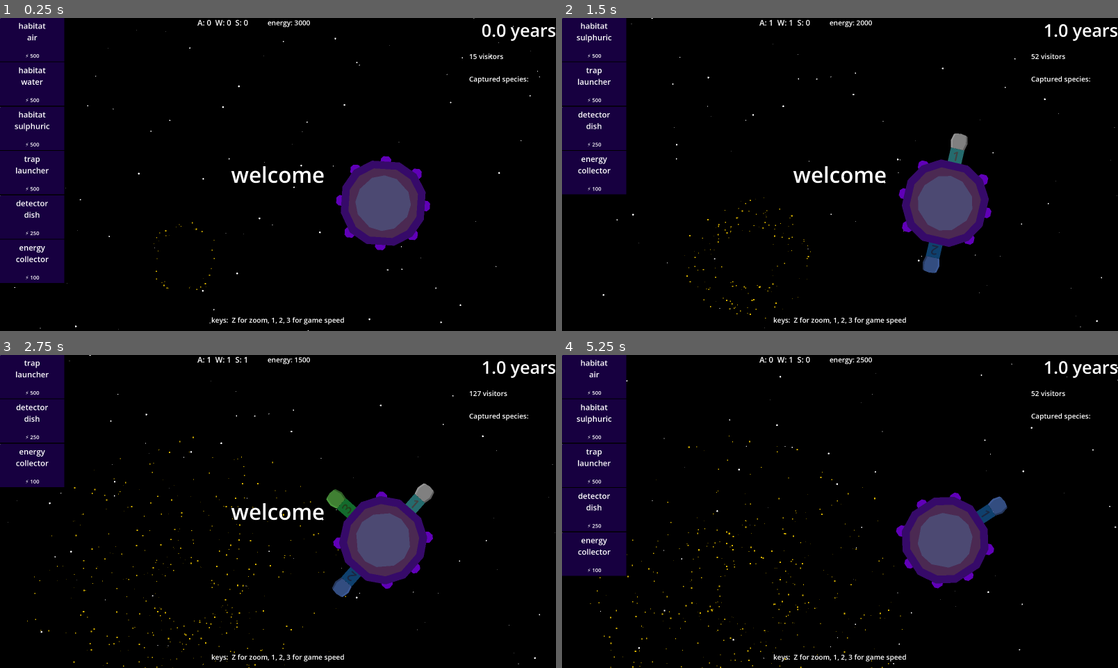
Above: before the commit, frames 1-4 (two rows, left to right).
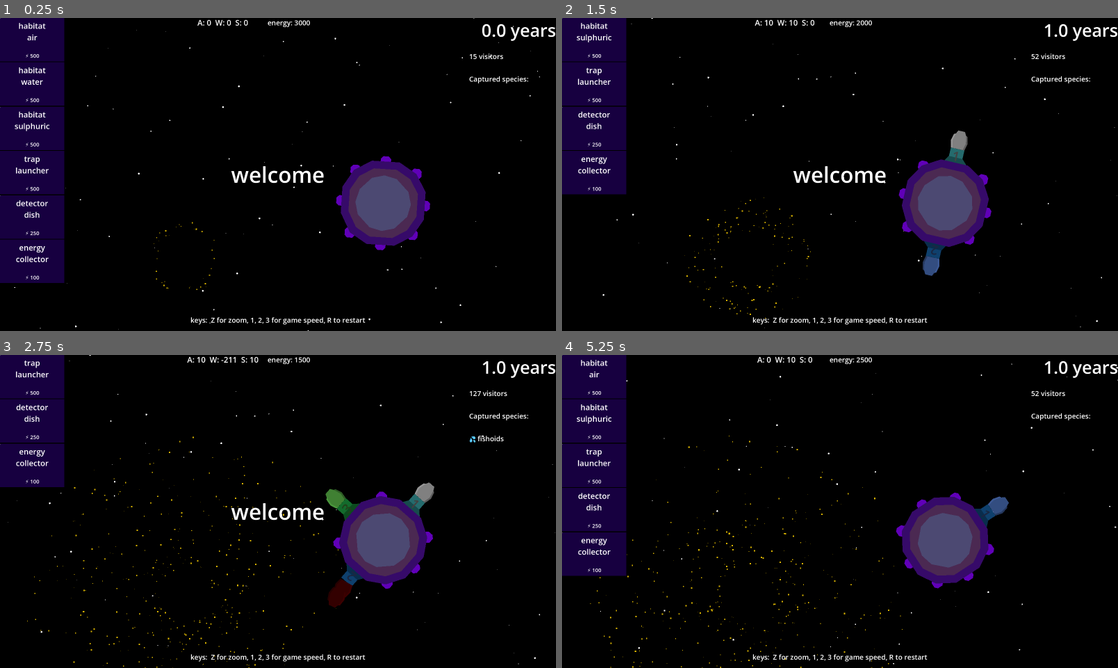
Above: after the commit, the same moments.

Repository: opensourceame/tins-2026
Game: Godot game, scene res://main.tscn
The game is run twice, just before and just after one commit, with the same random seed, the same clock (stepped at 60 frames per second) and the same inputs.
Inputs (mouse positions are in pixels of both pictures, inside the frame that each line leads up to):
- Up to frame 1 (0.25 s): no input
- Up to frame 2 (1.5 s): tap Enter at 0.5 s; move the mouse to (595, 39) at 0.52 s; hold W 0.53-1.28 s; tap R at 0.6 s; click (595, 39) at 0.67 s; tap 1 at 1.35 s; click (595, 39) at 1.42 s
- Up to frame 3 (2.75 s): hold W from 2.03 s (still down); tap 2 at 2.1 s; click (33, 376) at 2.17 s
- Up to frame 4 (5.25 s): tap one key every 0.75 s from 2.85 s: 3 Z R 1; click (595, 376) at 2.92 s; release W at 3.53 s; click (595, 376) at 3.67 s; move the mouse to (673, 464) at 4.27 s; click (673, 464) at 4.42 s; move the mouse to (595, 420) at 5.02 s; click (595, 420) at 5.17 s

The runs differ from the first frame. In frame 1, 0.3% of the frame differs, in the area x 34-66%, y 95-98%; in frame 2, 0.5%; in frame 3, 1.0%, in the area x 33-91%, y 0-98%; in frame 4, 0.5%.

Commit message:
overcrowding causes habitat to break off

Diff:
--- a/common/signal_bus.gd
+++ b/common/signal_bus.gd
@@ -6,6 +6,7 @@
 signal moon_trap_returned(trap)
 signal species_captured(trap)
 signal habitat_capacity_changed(habitat)
+signal habitat_overcrowded(habitat)
 signal energy_collected
 signal energy_consumed(consumer)
 signal spica_damage
--- a/damage.tscn
+++ b/damage.tscn
@@ -10,7 +10,7 @@
 emission_ring_cone_angle = 90.0
 initial_velocity_min = 145.56
 initial_velocity_max = 145.56
-gravity = Vector3(0, 98, 0)
+gravity = Vector3(0, 0, 0)
 scale_min = 4.29
 scale_max = 4.29
 color = Color(0.7162962, 0.71629626, 0.7162961, 1)
--- a/hud.tscn
+++ b/hud.tscn
@@ -226,6 +226,6 @@
 grow_horizontal = 2
 grow_vertical = 2
 theme_override_font_sizes/font_size = 32
-text = "keys:  Z for zoom, 1, 2, 3 for game speed"
+text = "keys:  Z for zoom, 1, 2, 3 for game speed, R to restart"
 horizontal_alignment = 1
 vertical_alignment = 1
--- a/hud/species.gd
+++ b/hud/species.gd
@@ -1,7 +1,28 @@
 extends Control
+
+var displayed_species = {}
 
 func _ready():
     SignalBus.species_captured.connect(update_species)
 
-func update_species(trap):
-    get_node('Label').text += "\n" + trap.species.name()
+func update_species(species_or_trap):
+    var species = species_or_trap.species if "species" in species_or_trap else species_or_trap
+    var name = species.name()
+    if displayed_species.has(name):
+        return
+    displayed_species[name] = true
+    var label = get_node('Label')
+    var line = _icon_for(species) + " " + name
+    if label.text == "":
+        label.text = line
+    else:
+        label.text += "\n" + line
+
+func _icon_for(species):
+    match species.environment:
+        "water":
+            return "💦"
+        "sulphuric":
+            return "🌕"
+        _:
+            return "💨"
--- a/main.gd
+++ b/main.gd
@@ -75,6 +75,20 @@
             Engine.time_scale = 2.0
         if event.keycode == KEY_3:
             Engine.time_scale = 5.0
+        if event.keycode == KEY_W:
+            var habitat = spica.get_habitat_for("water")
+            if habitat:
+                habitat.grow()
+                var count = habitat.capacity + 1
+                for i in count:
+                    var fish = Fishoids.new()
+                    spica.captured_species.append(fish)
+                    habitat.capture(fish, 11)
+                    SignalBus.species_captured.emit(fish)
+                spica.refresh_capacities()
+                SignalBus.habitat_capacity_changed.emit(null)
+            else:
+                hud.queue_message("no water habitat")
         if event.keycode == KEY_Z:
             zoomed_out = not zoomed_out
             if tween and tween.is_valid():
--- a/moon_trap.tscn
+++ b/moon_trap.tscn
@@ -8,7 +8,7 @@
 [sub_resource type="ParticleProcessMaterial" id="ParticleProcessMaterial_wyfkj"]
 particle_flag_disable_z = true
 inherit_velocity_ratio = 0.32
-gravity = Vector3(0, 98, 0)
+gravity = Vector3(0, 0, 0)
 
 [node name="MoonTrap" type="CharacterBody2D" unique_id=1343835292]
 collision_layer = 65536
--- a/project.godot
+++ b/project.godot
@@ -35,6 +35,7 @@
 
 [physics]
 
+2d/default_gravity=0
 3d/physics_engine="Jolt Physics"
 
 [rendering]
--- a/spica/habitat/habitat.gd
+++ b/spica/habitat/habitat.gd
@@ -1,14 +1,17 @@
 class_name Habitat
 extends Node2D
 
+enum State { AVAILABLE, OVERCROWDED }
 const VERTEBRA = preload("res://spica/habitat/vertebra.tscn")
 
+@onready var game: Game = get_tree().current_scene
 @onready var label: Label = $Label
 @onready var spine: Node2D = $Spine
 @onready var color_rect: ColorRect = $ColorRect
 
 var capacity = 0
 var captured = 0
+var vertebrae = 0
 
 var environment: String = "air":
     set(value):
@@ -31,21 +34,75 @@
 func capture(species, amount):
     capacity -= amount
 
+    check_overcrowding()
+
 func has_space():
     return capacity > 0
 
 func grow() -> bool:
-    if capacity > 9:
+    if capacity > 99:
         return false
+
 
     var v = VERTEBRA.instantiate()
     spine.add_child(v)
     v.scale.y = 0.1
-    v.position.y = capacity * -96
+    v.position.y = vertebrae * -96
+
+    vertebrae += 1
 
     var tween = create_tween()
     tween.tween_property(v, "scale.y", 1.0, 2.0)
 
-    capacity += 1
+    capacity += 10
     SignalBus.habitat_capacity_changed.emit(self)
+
+    check_overcrowding()
+
     return true
+
+func check_overcrowding():
+    if not is_over_capacity():
+        return
+
+    spine.modulate = Color.RED
+
+    game.hud.queue_message("Overcrowding in " + environment + " habitat")
+
+    for v in spine.get_children():
+        v.rotate(deg_to_rad(randi_range(5, -5)))
+
+    var timer = Timer.new()
+    add_child(timer)
+    timer.wait_time = 4.0
+    timer.one_shot = true
+    timer.timeout.connect(check_habitat_collapse)
+    timer.start()
+
+
+
+func is_over_capacity():
+    return capacity < 0
+
+func check_habitat_collapse():
+    if not is_over_capacity():
+        return
+
+    var rigid_body = RigidBody2D.new()
+    game.world.add_child(rigid_body)
+    rigid_body.global_position = global_position
+    rigid_body.gravity_scale = 0
+
+    var away = (global_position - game.spica.global_position).normalized()
+    rigid_body.linear_velocity = away * 200
+    rigid_body.angular_velocity = randf_range(-3.0, 3.0)
+
+    var anchor = get_parent().get_parent()
+    if anchor is SpicaAnchor:
+        anchor.component = null
+
+    game.spica.components.erase(self)
+    game.spica.refresh_capacities()
+    SignalBus.habitat_capacity_changed.emit(self)
+
+    reparent(rigid_body)
--- a/spica/habitat/habitat.tscn
+++ b/spica/habitat/habitat.tscn
@@ -8,10 +8,16 @@
 scale = Vector2(0.49815243, 0.49815243)
 script = ExtResource("1_dtqah")
 
+[node name="Polygon2D" type="Polygon2D" parent="." unique_id=1075865864]
+position = Vector2(-64.237366, -128.47473)
+color = Color(0.09362079, 0.29689673, 0.30270457, 1)
+polygon = PackedVector2Array(-32.118683, 128.47473, 0, 80.29671, 128.47473, 80.29671, 176.65276, 128.47473)
+
 [node name="ColorRect" type="ColorRect" parent="." unique_id=1756759948]
 offset_left = -64.237366
 offset_top = -128.47473
 offset_right = 64.237366
+offset_bottom = -48.178024
 color = Color(0.14558512, 0.42133367, 0.42863873, 1)
 
 [node name="Label" type="Label" parent="." unique_id=809655452]
@@ -25,5 +31,5 @@
 text = "A"
 horizontal_alignment = 1
 
-[node name="Spine" type="Marker2D" parent="." unique_id=2044129133]
+[node name="Spine" type="Node2D" parent="." unique_id=2070355240]
 position = Vector2(0, -128.47473)
--- a/spica/habitat/vertebra.gd
+++ b/spica/habitat/vertebra.gd
@@ -1,3 +1,2 @@
-
-
+class_name Vertebra
 extends Node2D
--- a/spica/habitat/vertebra.tscn
+++ b/spica/habitat/vertebra.tscn
@@ -11,7 +11,7 @@
 rotation = 1.5693394
 scale = Vector2(1.2520156, 0.91216326)
 color = Color(0.5033745, 0.5033746, 0.5033746, 1)
-polygon = PackedVector2Array(-512.551, -65.36037, 512, -64, 512.9963, 77.74292, -513.14575, 75.69089, -573.23206, 57.769768, -637.0731, 5.019891, -573.12024, -47.474434)
+polygon = PackedVector2Array(-512.551, -65.36037, 512, -64, 512.9963, 77.74292, -513.14575, 75.69089, -573.23206, 57.769768, -828.801, 39.717957, -828.72656, -30.444847, -573.12024, -47.474434)
 
 [node name="Polygon2D" type="Polygon2D" parent="." unique_id=1878892013]
 visible = false
--- a/spica/spica.gd
+++ b/spica/spica.gd
@@ -5,7 +5,7 @@
 @onready var return_area: Area2D = $ReturnArea
 @onready var crash_area: Area2D = $CrashArea
 
-var rotation_speed =15.0
+var rotation_speed = 15.0
 var intelligent_planets = []
 var anchors = []
 var components = []
@@ -97,6 +97,12 @@
                 _:
                     capacity_air += available
 
+func get_habitat_for(environment: String) -> Habitat:
+    for c in components:
+        if c is Habitat and c.environment == environment:
+            return c
+    return null
+
 func _on_habitat_capacity_changed(_habitat):
     refresh_capacities()
 
@@ -104,8 +110,8 @@
     print("SPICA: trapped ", trap.species)
     captured_species.append(trap.species)
     for c in components:
-        if c is Habitat and c.environment == trap.species.environment and c.captured < c.capacity:
-            c.captured += 1
+        if c is Habitat and c.environment == trap.species.environment and c.has_space():
+            c.capture(trap.species, randi_range(7, 10))
             break
     trap.returned()
 
Not shown, changed: TODO.md
